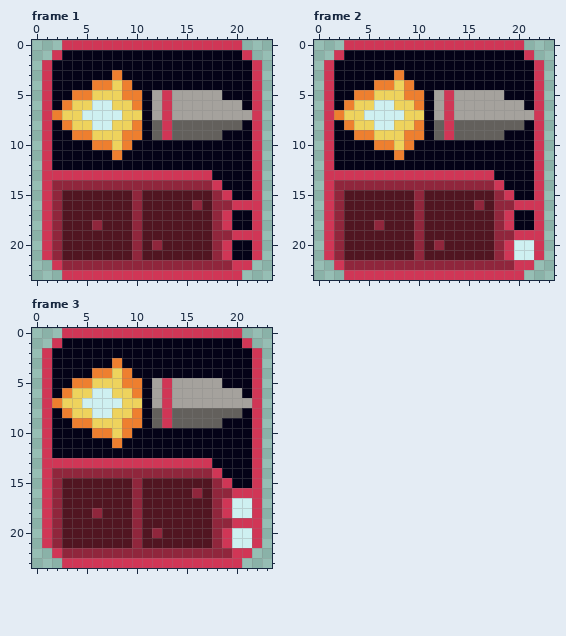
Pixel-art file: Art/Textures/Tiles/RedTiles/incendiary_round.aseprite. Above: the version before the commit.
24x24 pixels, 3 frames. Shown: frame 1, frame 2, frame 3.
New version:
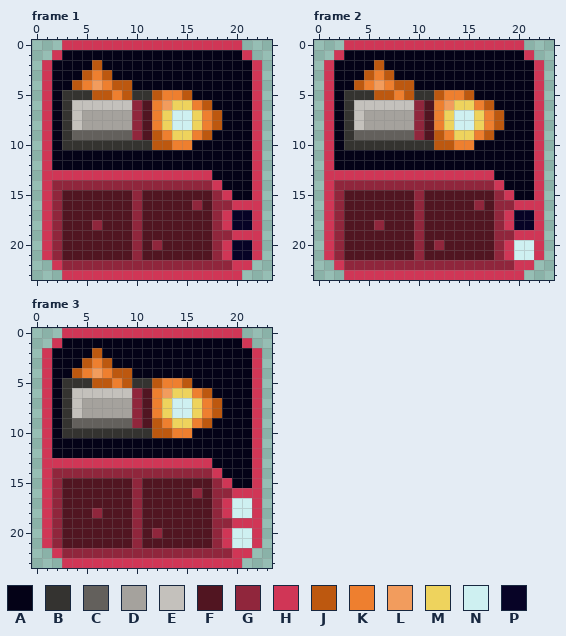
Palette (. is transparent): A #040217  B #343330  C #63605c  D #a5a29d  E #c4c1bc  F #511521  G #90263c  H #d03656  J #bd580f  K #ee7f2f  L #f29c5d  M #eed35d  N #cef0f1  P #070326
Difference:
--- frame 1
@@ x 0..23 @@
  1 ..HAAAAAAAAAAAAAAAAAAH..
- 2 .HAAAAAAAAAAAAAAAAAAAAH.
- 3 .HAAAAAAKAAAAAAAAAAAAAH.
- 4 .HAAAAKKMKAAAAAAAAAAAAH.
- 5 .HAAKKMMMKKADHDDDDDAAAH.
- 6 .HAKMMNNMMKADHDDDDDDDAH.
- 7 .HKMMNNNNMMADHDDDDDDDDH.
- 8 .HAKMMNNMMKACHCCCCCCCAH.
- 9 .HAAKKMMMKKACHCCCCCAAAH.
-10 .HAAAAKKMKAAAAAAAAAAAAH.
-11 .HAAAAAAKAAAAAAAAAAAAAH.
+ 2 .HAAAAJAAAAAAAAAAAAAAAH.
+ 3 .HAAAJKJAAAAAAAAAAAAAAH.
+ 4 .HAAJKLKJJAAAAAAAAAAAAH.
+ 5 .HABBBJJKJBBJKKJAAAAAAH.
+ 6 .HABEEEEEEGFKLMMKJAAAAH.
+ 7 .HABEDDDDDGFKMNNMKJAAAH.
+ 8 .HABEDDDDDGFKMNNMKJAAAH.
+ 9 .HABCCCCCCGFJKMMKJAAAAH.
+10 .HABBBBBBBBBJJKKAAAAAAH.
+11 .HAAAAAAAAAAAAAAAAAAAAH.
 12 .HAAAAAAAAAAAAAAAAAAAAH.
@@ x 18..23 @@
 16 GGHHH.
-17 GHAAH.
-18 GHAAH.
+17 GHPPH.
+18 GHPPH.
 19 GGHHH.
-20 GHAAH.
-21 GHAAH.
+20 GHPPH.
+21 GHPPH.
 22 GGHH..
--- frame 2
@@ x 0..23 @@
  1 ..HAAAAAAAAAAAAAAAAAAH..
- 2 .HAAAAAAAAAAAAAAAAAAAAH.
- 3 .HAAAAAAKAAAAAAAAAAAAAH.
- 4 .HAAAAKKMKAAAAAAAAAAAAH.
- 5 .HAAKKMMMKKADHDDDDDAAAH.
- 6 .HAKMMNNMMKADHDDDDDDDAH.
- 7 .HKMMNNNNMMADHDDDDDDDDH.
- 8 .HAKMMNNMMKACHCCCCCCCAH.
- 9 .HAAKKMMMKKACHCCCCCAAAH.
-10 .HAAAAKKMKAAAAAAAAAAAAH.
-11 .HAAAAAAKAAAAAAAAAAAAAH.
+ 2 .HAAAAJAAAAAAAAAAAAAAAH.
+ 3 .HAAAJKJAAAAAAAAAAAAAAH.
+ 4 .HAAJKLKJJAAAAAAAAAAAAH.
+ 5 .HABBBJJKJBBJKKJAAAAAAH.
+ 6 .HABEEEEEEGFKLMMKJAAAAH.
+ 7 .HABEDDDDDGFKMNNMKJAAAH.
+ 8 .HABEDDDDDGFKMNNMKJAAAH.
+ 9 .HABCCCCCCGFJKMMKJAAAAH.
+10 .HABBBBBBBBBJJKKAAAAAAH.
+11 .HAAAAAAAAAAAAAAAAAAAAH.
 12 .HAAAAAAAAAAAAAAAAAAAAH.
@@ x 18..23 @@
 16 GGHHH.
-17 GHAAH.
-18 GHAAH.
+17 GHPPH.
+18 GHPPH.
 19 GGHHH.
--- frame 3
@@ x 0..23 @@
  1 ..HAAAAAAAAAAAAAAAAAAH..
- 2 .HAAAAAAAAAAAAAAAAAAAAH.
- 3 .HAAAAAAKAAAAAAAAAAAAAH.
- 4 .HAAAAKKMKAAAAAAAAAAAAH.
- 5 .HAAKKMMMKKADHDDDDDAAAH.
- 6 .HAKMMNNMMKADHDDDDDDDAH.
- 7 .HKMMNNNNMMADHDDDDDDDDH.
- 8 .HAKMMNNMMKACHCCCCCCCAH.
- 9 .HAAKKMMMKKACHCCCCCAAAH.
-10 .HAAAAKKMKAAAAAAAAAAAAH.
-11 .HAAAAAAKAAAAAAAAAAAAAH.
+ 2 .HAAAAJAAAAAAAAAAAAAAAH.
+ 3 .HAAAJKJAAAAAAAAAAAAAAH.
+ 4 .HAAJKLKJJAAAAAAAAAAAAH.
+ 5 .HABBBJJKJBBJKKJAAAAAAH.
+ 6 .HABEEEEEEGFKLMMKJAAAAH.
+ 7 .HABEDDDDDGFKMNNMKJAAAH.
+ 8 .HABEDDDDDGFKMNNMKJAAAH.
+ 9 .HABCCCCCCGFJKMMKJAAAAH.
+10 .HABBBBBBBBBJJKKAAAAAAH.
+11 .HAAAAAAAAAAAAAAAAAAAAH.
 12 .HAAAAAAAAAAAAAAAAAAAAH.
